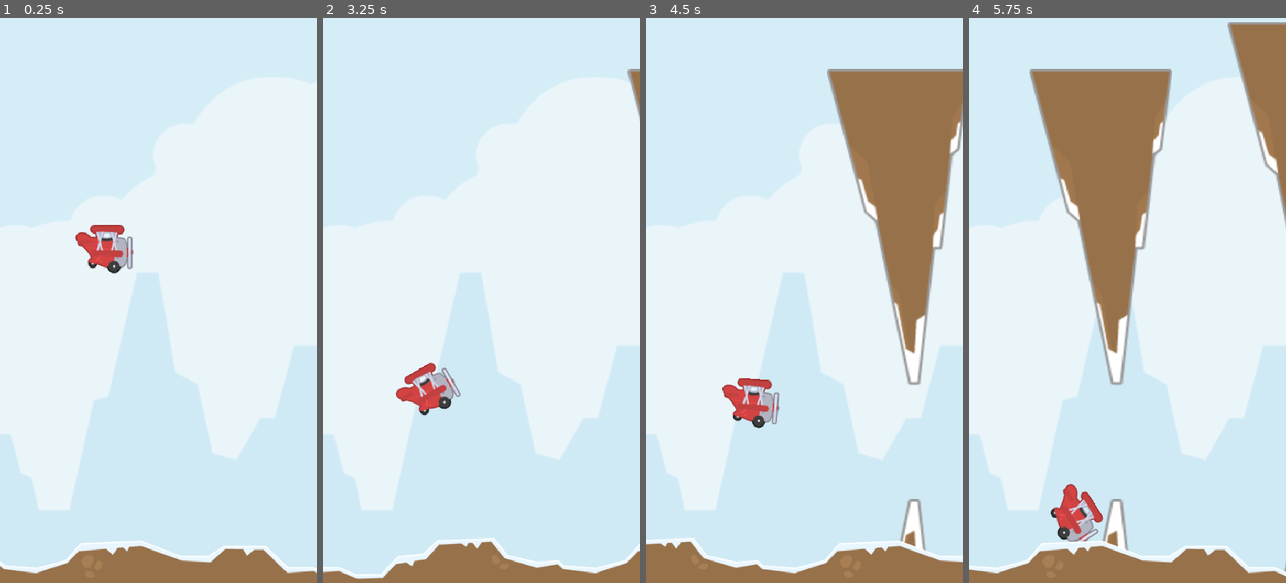
Above: before the commit, frames 1-4 (left to right).
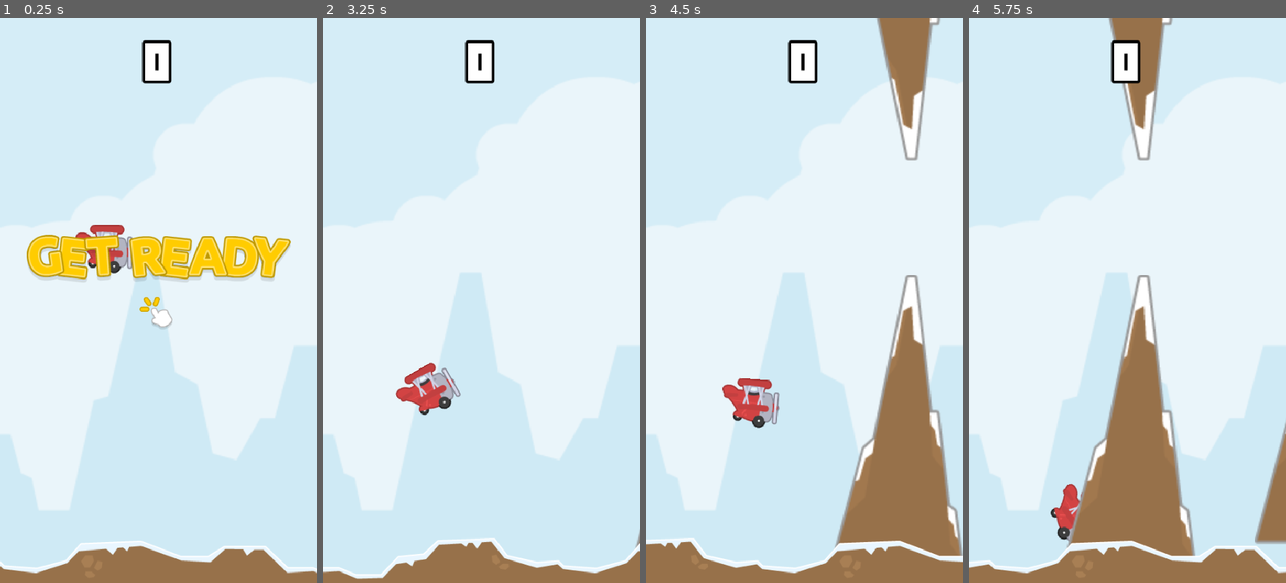
Above: after the commit, the same moments.

Repository: LHO-Developments/Godot-Projects
Game: Godot game, scene res://Scenes/Main/main.tscn
The game is run twice, just before and just after one commit, with the same random seed, the same clock (stepped at 60 frames per second) and the same inputs.
Inputs:
- Up to frame 1 (0.25 s): no input
- Up to frame 2 (3.25 s): tap Space (jump) at 0.77, 1.52, 3.02 s
- Up to frame 3 (4.5 s): tap Space (jump) at 3.77 s
- Up to frame 4 (5.75 s): tap Space (jump) at 4.52 s

The runs differ from the first frame. In frame 1, 6.1% of the frame differs, in the area x 8-92%, y 3-56%; in frame 2, 0.9%; in frame 3, 22%; in frame 4, 30%, in the area x 0-100%, y 0-99%.

Commit message:
Create UI + start menu + score

Diff:
--- a/Flappy Plane/flappy-plane/Scenes/Main/main.gd
+++ b/Flappy Plane/flappy-plane/Scenes/Main/main.gd
@@ -2,10 +2,13 @@
 @onready var spawner: Spawner = $Spawner
 @onready var player: Player = $Player
 @onready var ground: Ground = $Ground
+@onready var ui: UI = $UI
 
+var score: int;
 
 func _on_player_on_game_started() -> void:
 	spawner.timer.start();
+	ui.start_menu.hide();
 
 
 func _on_spawner_on_obstacle_crash() -> void:
@@ -17,3 +20,8 @@
 func _on_ground_on_player_crashed() -> void:
 	# when player hit ground stop obstacle
 	spawner.stop_obstacles();
+
+
+func _on_spawner_on_player_scored() -> void:
+	score += 1;
+	ui.update_score(score);
--- a/Flappy Plane/flappy-plane/Scenes/Main/main.tscn
+++ b/Flappy Plane/flappy-plane/Scenes/Main/main.tscn
@@ -1,10 +1,11 @@
-[gd_scene load_steps=6 format=3 uid="uid://ddgchxwfdhy66"]
+[gd_scene load_steps=7 format=3 uid="uid://ddgchxwfdhy66"]
 
 [ext_resource type="Script" uid="uid://du14riki25lol" path="res://Scenes/Main/main.gd" id="1_qvhan"]
 [ext_resource type="Texture2D" uid="uid://duiy5x8u0hr7r" path="res://Assets/Sprites/background.png" id="2_eunhr"]
 [ext_resource type="PackedScene" uid="uid://cwxe1jcxhpgek" path="res://Scenes/Player/player.tscn" id="3_k3v36"]
 [ext_resource type="PackedScene" uid="uid://dkq43hvg4qqox" path="res://Scenes/Spawner/spawner.tscn" id="4_5yls4"]
 [ext_resource type="PackedScene" uid="uid://b6r1wd1ctn0b2" path="res://Scenes/Ground/ground.tscn" id="5_p6jpk"]
+[ext_resource type="PackedScene" uid="uid://p1fmon5wqtva" path="res://Scenes/UI/ui.tscn" id="6_2a143"]
 
 [node name="Main" type="Node2D"]
 script = ExtResource("1_qvhan")
@@ -19,11 +20,13 @@
 position = Vector2(158, 349)
 
 [node name="Spawner" parent="." instance=ExtResource("4_5yls4")]
-position = Vector2(4, 339)
 
 [node name="Ground" parent="." instance=ExtResource("5_p6jpk")]
 position = Vector2(0, 821)
 
+[node name="UI" parent="." instance=ExtResource("6_2a143")]
+
 [connection signal="on_game_started" from="Player" to="." method="_on_player_on_game_started"]
 [connection signal="on_obstacle_crash" from="Spawner" to="." method="_on_spawner_on_obstacle_crash"]
+[connection signal="on_player_scored" from="Spawner" to="." method="_on_spawner_on_player_scored"]
 [connection signal="on_player_crashed" from="Ground" to="." method="_on_ground_on_player_crashed"]
--- a/Flappy Plane/flappy-plane/Scenes/Obstacle/obstacle.gd
+++ b/Flappy Plane/flappy-plane/Scenes/Obstacle/obstacle.gd
@@ -1,6 +1,7 @@
 extends Node2D
 class_name Obstacle;
 signal on_plane_crash;
+signal player_scored;
 
 @export var move_speed: float = 150;
 
@@ -24,3 +25,7 @@
 
 func _on_visible_on_screen_notifier_2d_screen_exited() -> void:
 	queue_free();
+
+
+func _on_score_body_entered(body: Node2D) -> void:
+	player_scored.emit();
--- a/Flappy Plane/flappy-plane/Scenes/Obstacle/obstacle.tscn
+++ b/Flappy Plane/flappy-plane/Scenes/Obstacle/obstacle.tscn
@@ -1,8 +1,11 @@
-[gd_scene load_steps=4 format=3 uid="uid://b5gxb07vo1ckf"]
+[gd_scene load_steps=5 format=3 uid="uid://b5gxb07vo1ckf"]
 
 [ext_resource type="Script" uid="uid://bn03sgv3fdms1" path="res://Scenes/Obstacle/obstacle.gd" id="1_0gd4u"]
 [ext_resource type="Texture2D" uid="uid://cqejf74ebsjqx" path="res://Assets/Sprites/rockSnowDown.png" id="1_6lu11"]
 [ext_resource type="Texture2D" uid="uid://dtfi2ha7ihubr" path="res://Assets/Sprites/rockSnow.png" id="2_af075"]
+
+[sub_resource type="RectangleShape2D" id="RectangleShape2D_7q7cv"]
+size = Vector2(37.5, 97.5)
 
 [node name="Obstacle" type="Node2D"]
 scale = Vector2(2, 2)
@@ -26,10 +29,17 @@
 [node name="CollisionPolygon2D" type="CollisionPolygon2D" parent="Bottom"]
 polygon = PackedVector2Array(-53, 117, 52, 117, 46, 55, 40, 52, 31, -18, 26, -19, 16, -119, 9, -120, -17, 3, -26, 12)
 
+[node name="Score" type="Area2D" parent="."]
+
+[node name="CollisionShape2D" type="CollisionShape2D" parent="Score"]
+position = Vector2(46.75, -85.75)
+shape = SubResource("RectangleShape2D_7q7cv")
+
 [node name="VisibleOnScreenNotifier2D" type="VisibleOnScreenNotifier2D" parent="."]
 position = Vector2(79, -88.5)
 rect = Rect2(-10, -40, 20, 80)
 
 [connection signal="body_entered" from="Top" to="." method="_on_top_body_entered"]
 [connection signal="body_entered" from="Bottom" to="." method="_on_bottom_body_entered"]
+[connection signal="body_entered" from="Score" to="." method="_on_score_body_entered"]
 [connection signal="screen_exited" from="VisibleOnScreenNotifier2D" to="." method="_on_visible_on_screen_notifier_2d_screen_exited"]
--- a/Flappy Plane/flappy-plane/Scenes/Player/player.gd
+++ b/Flappy Plane/flappy-plane/Scenes/Player/player.gd
@@ -9,6 +9,7 @@
 
 var is_started: bool = false;
 var should_process_input: bool = true;
+var stop_player = false;
 
 func _physics_process(delta: float) -> void:
 		# Check for jump input
--- a/Flappy Plane/flappy-plane/Scenes/Spawner/spawner.gd
+++ b/Flappy Plane/flappy-plane/Scenes/Spawner/spawner.gd
@@ -2,6 +2,7 @@
 class_name Spawner;
 
 signal on_obstacle_crash;
+signal on_player_scored;
 
 const OBSTACLE = preload("res://Scenes/Obstacle/obstacle.tscn");
 @onready var timer: Timer = $Timer
@@ -9,6 +10,7 @@
 func create_obstacle() -> void:
 	var obs = OBSTACLE.instantiate();
 	obs.on_plane_crash.connect(_on_plane_crash);
+	obs.player_scored.connect(_player_scored);
 
 	var viewport: Rect2 = get_viewport_rect();
 	obs.position.x = viewport.end.x + 150;
@@ -29,3 +31,6 @@
 func _on_plane_crash() -> void:
 	on_obstacle_crash.emit();
 	stop_obstacles();
+
+func _player_scored() -> void:
+	on_player_scored.emit();
--- /dev/null
+++ b/Flappy Plane/flappy-plane/Scenes/UI/ui.gd
@@ -0,0 +1,11 @@
+extends CanvasLayer
+class_name UI;
+
+@onready var label: Label = %Label
+@onready var start_menu: Control = %StartMenu
+
+func _ready() -> void:
+	label.text = "0";
+
+func update_score(points: int) -> void:
+	label.text = str(points);
--- /dev/null
+++ b/Flappy Plane/flappy-plane/Scenes/UI/ui.tscn
@@ -0,0 +1,106 @@
+[gd_scene load_steps=8 format=3 uid="uid://p1fmon5wqtva"]
+
+[ext_resource type="Script" uid="uid://co0cm2ge7lh0" path="res://Scenes/UI/ui.gd" id="1_de23q"]
+[ext_resource type="LabelSettings" uid="uid://bxeynwxfs3eqb" path="res://label_72.tres" id="2_c7mb3"]
+[ext_resource type="Texture2D" uid="uid://dhcfq1juug1ru" path="res://Assets/Sprites/UI/textGetReady.png" id="3_fo61o"]
+[ext_resource type="Texture2D" uid="uid://c42nhwabeqalv" path="res://Assets/Sprites/UI/tapTick.png" id="4_alcrr"]
+
+[sub_resource type="Animation" id="Animation_1c2ca"]
+resource_name = "menu"
+length = 0.3
+loop_mode = 1
+step = 0.05
+tracks/0/type = "value"
+tracks/0/imported = false
+tracks/0/enabled = true
+tracks/0/path = NodePath("MarginContainer/StartMenu/TextureRect2:scale")
+tracks/0/interp = 1
+tracks/0/loop_wrap = true
+tracks/0/keys = {
+"times": PackedFloat32Array(0, 0.2),
+"transitions": PackedFloat32Array(1, 1),
+"update": 0,
+"values": [Vector2(1, 1), Vector2(0.7, 0.7)]
+}
+
+[sub_resource type="Animation" id="Animation_duuxe"]
+length = 0.001
+tracks/0/type = "value"
+tracks/0/imported = false
+tracks/0/enabled = true
+tracks/0/path = NodePath("MarginContainer/StartMenu/TextureRect2:scale")
+tracks/0/interp = 1
+tracks/0/loop_wrap = true
+tracks/0/keys = {
+"times": PackedFloat32Array(0),
+"transitions": PackedFloat32Array(1),
+"update": 0,
+"values": [Vector2(1, 1)]
+}
+
+[sub_resource type="AnimationLibrary" id="AnimationLibrary_jfwrg"]
+_data = {
+&"RESET": SubResource("Animation_duuxe"),
+&"menu": SubResource("Animation_1c2ca")
+}
+
+[node name="UI" type="CanvasLayer"]
+script = ExtResource("1_de23q")
+
+[node name="MarginContainer" type="MarginContainer" parent="."]
+anchors_preset = 15
+anchor_right = 1.0
+anchor_bottom = 1.0
+grow_horizontal = 2
+grow_vertical = 2
+theme_override_constants/margin_left = 32
+theme_override_constants/margin_top = 32
+theme_override_constants/margin_right = 32
+theme_override_constants/margin_bottom = 32
+
+[node name="Label" type="Label" parent="MarginContainer"]
+unique_name_in_owner = true
+layout_mode = 2
+size_flags_horizontal = 4
+size_flags_vertical = 0
+text = "0"
+label_settings = ExtResource("2_c7mb3")
+
+[node name="StartMenu" type="Control" parent="MarginContainer"]
+unique_name_in_owner = true
+custom_minimum_size = Vector2(400, 200)
+layout_mode = 2
+size_flags_horizontal = 4
+size_flags_vertical = 4
+
+[node name="TextureRect" type="TextureRect" parent="MarginContainer/StartMenu"]
+layout_mode = 1
+anchors_preset = 5
+anchor_left = 0.5
+anchor_right = 0.5
+offset_left = -200.0
+offset_right = 200.0
+offset_bottom = 73.0
+grow_horizontal = 2
+texture = ExtResource("3_fo61o")
+
+[node name="TextureRect2" type="TextureRect" parent="MarginContainer/StartMenu"]
+layout_mode = 1
+anchors_preset = 8
+anchor_left = 0.5
+anchor_top = 0.5
+anchor_right = 0.5
+anchor_bottom = 0.5
+offset_left = -29.5
+offset_top = -6.0
+offset_right = 29.5
+offset_bottom = 53.0
+grow_horizontal = 2
+grow_vertical = 2
+texture = ExtResource("4_alcrr")
+
+[node name="AnimationPlayer" type="AnimationPlayer" parent="."]
+libraries = {
+&"": SubResource("AnimationLibrary_jfwrg")
+}
+autoplay = "menu"
--- /dev/null
+++ b/Flappy Plane/flappy-plane/label_72.tres
@@ -0,0 +1,9 @@
+[gd_resource type="LabelSettings" load_steps=2 format=3 uid="uid://bxeynwxfs3eqb"]
+
+[ext_resource type="FontFile" uid="uid://due6jbyye53ld" path="res://Assets/Fonts/font_score.ttf" id="1_mr2ru"]
+
+[resource]
+font = ExtResource("1_mr2ru")
+font_size = 72
+outline_size = 16
+outline_color = Color(0, 0, 0, 1)
Not shown, added: Flappy Plane/flappy-plane/Scenes/UI/ui.gd.uid
